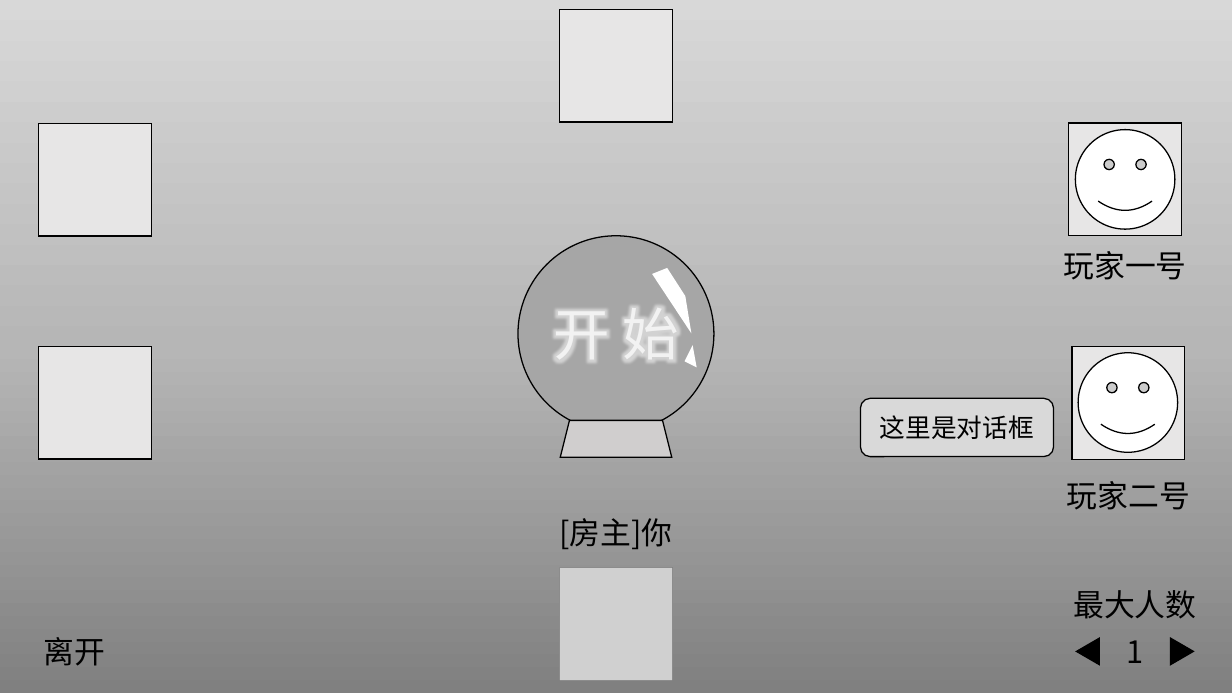
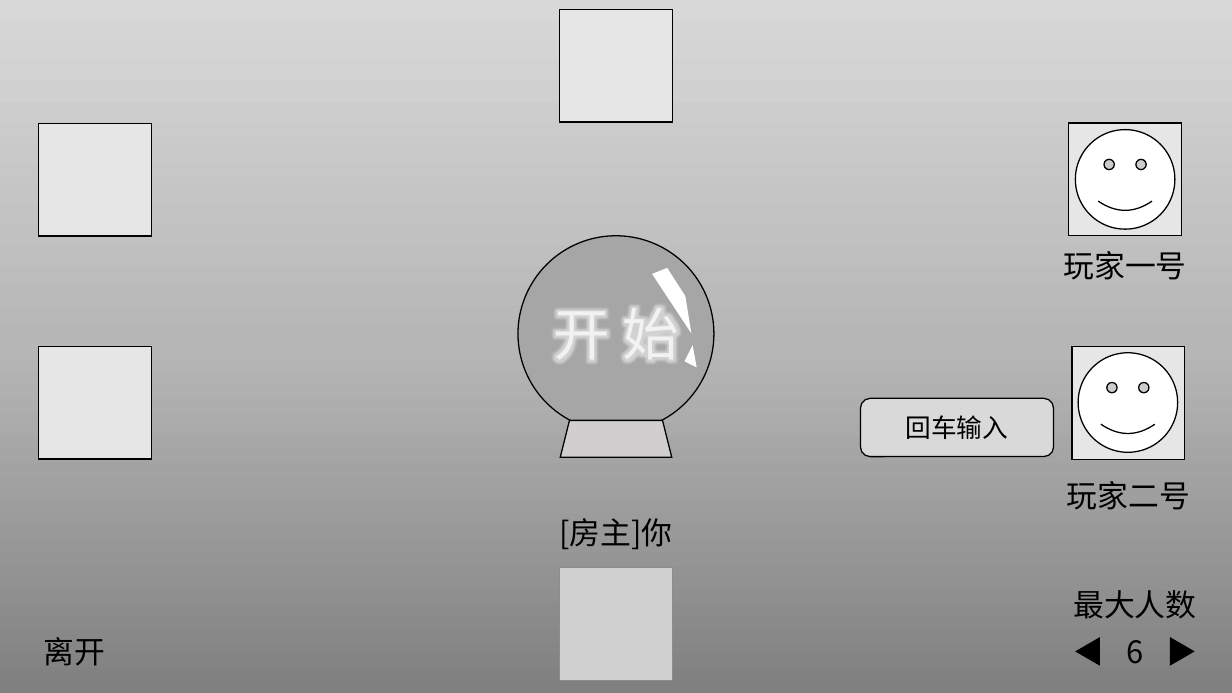
Before and after one commit to Cynthia7979/The-Prophesy-War, a slide deck: slide 3 of Board_Display.pptx. Drawn at 1232x693 pixels with LibreOffice and Linux fonts; fonts in the diff are those of the drawing; grey boxes stand for pictures. Boxes give left, top, right and bottom in pixels: in the first picture for what was removed or moved away, otherwise in the second. Text is boxed around its words. In the diff, an @@ line names an element or a change of style, - is before the commit and + after.

```diff
--- a/Board_Display.pptx
+++ b/Board_Display.pptx
@@ text in rounded rectangle at <box>906,415,1009,439</box>: text changed @@
-这里是对话框
+回车输入
@@ text at <box>1126,640,1143,664</box>: text changed @@
-1
+6
```
Also in this commit, not shown: 2 other slides changed, 3 other files.
